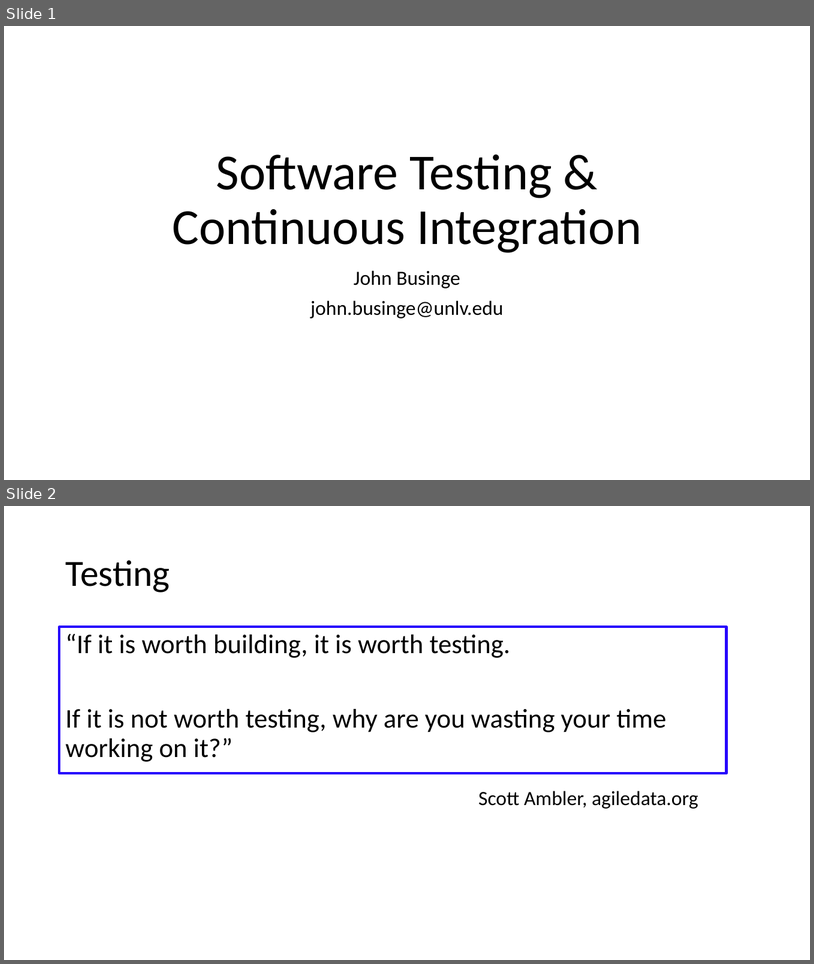
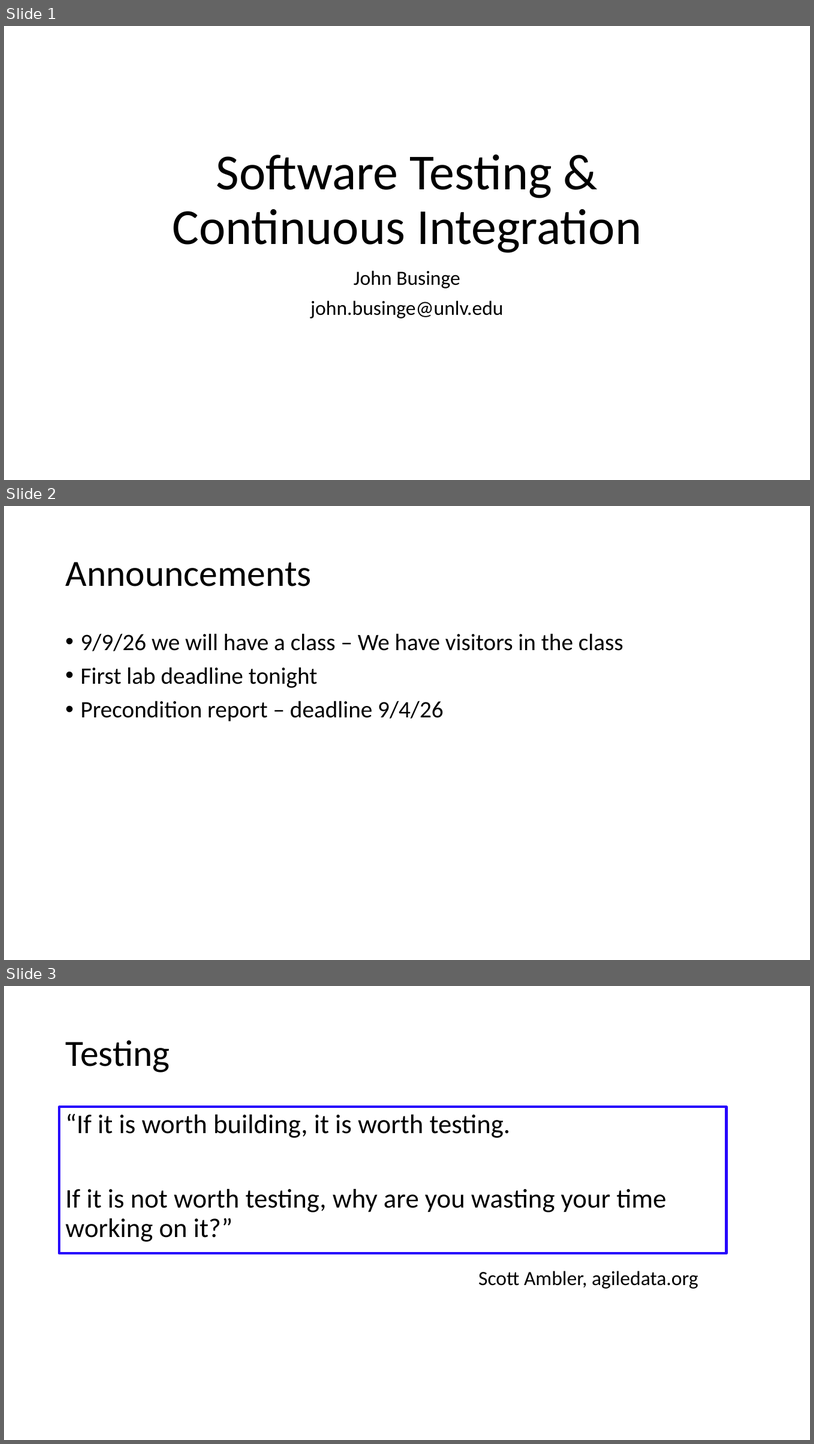
Before and after one commit to johnxu21/johnxu21.github.io, a slide deck: teaching/CS472/Timetable/Software-Testing-and-CI.pptx. Shown one above the other, each under a label of ours: slides 1 and 2 before the commit, slides 1, 2 and 3 after it. The pictures are 814x964 and 814x1444 pixels, drawn with LibreOffice and Linux fonts; fonts in the diff are those of the drawing. Boxes give left, top, right and bottom in pixels: in the first picture for what was removed or moved away, otherwise in the second. Text is boxed around its words. In the diff, an @@ line names an element or a change of style, - is before the commit and + after.

```diff
--- a/teaching/CS472/Timetable/Software-Testing-and-CI.pptx
+++ b/teaching/CS472/Timetable/Software-Testing-and-CI.pptx
@@ slide 2 added at <box>4,506,810,960</box>, background #FFFFFF @@
@@ title added at <box>65,562,311,586</box>, 44 pt, text #000000 @@
+Announcements
@@ text added at <box>81,633,624,721</box>, 28 pt, text #000000 @@
+• 9/9/26 we will have a class – We have visitors in the class
+• First lab deadline tonight
+• Precondition report – deadline 9/4/26
@@ what was slide 2 is now slide 3 @@
```
Also in this commit, not shown: 5 slides changed, 12 other slides added, 11 slides removed, 3 other files.
